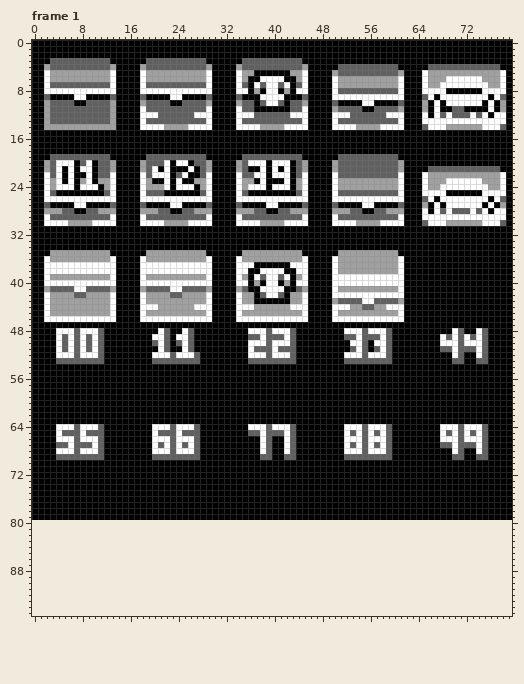
One commit to this pixel-art file: art/concept/chests.ase. The picture above was drawn from the file before the commit.
80x80 pixels, 4 frames. Shown: frame 1. The old version is drawn lined up with the new one, on the new canvas. The commit also changed other frames, which this record leaves out.
Once edited:
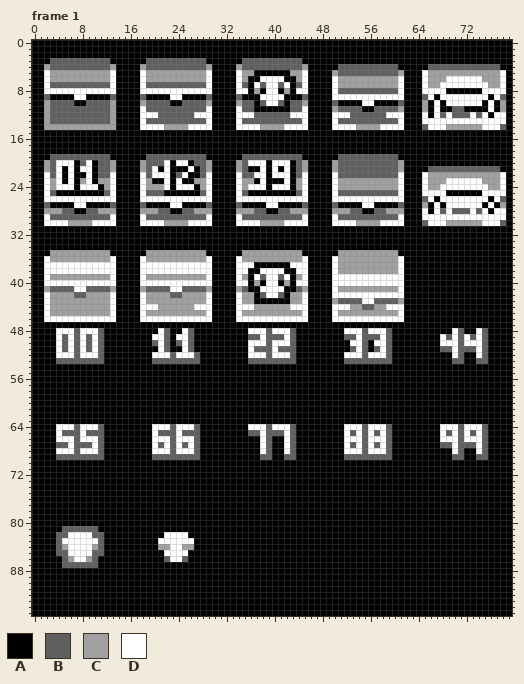
Palette (. is transparent): A #000000  B #606060  C #a0a0a0  D #ffffff
Changes in this commit:
canvas 80x80 -> 80x96
Frame 1:
There is now colour A in row 80 at x 0 to 79; in row 81 at x 0 to 4 and 11 to 79; in row 82 at x 0 to 3, 12 to 21 and 26 to 79; in rows 83 to 84 at x 0 to 3, 12 to 20 and 27 to 79; in row 85 at x 0 to 3, 12 to 21 and 26 to 79; in row 86 at x 0 to 4, 11 to 21 and 26 to 79.
There is now colour A in row 87 at x 0 to 4 and 11 to 79; in rows 88 to 95 at x 0 to 79.
There is now colour B in row 81 at x 5 to 10; in row 82 at x 4 to 5 and 10 to 11; in rows 83 to 84 at x 4 and 11; in row 85 at x 4 to 5 and 10 to 11; in row 86 at x 5, 10, 22 and 25; in row 87 at x 5 to 10.
There is now colour C in row 84 at x 5, 10, 21 to 22 and 25 to 26; in row 86 at x 6 and 9.
There is now colour D in row 82 at x 6 to 9 and 22 to 25; in row 83 at x 5 to 10 and 21 to 26; in row 84 at x 6 to 9 and 23 to 24; in row 85 at x 6 to 9 and 22 to 25; in row 86 at x 7 to 8 and 23 to 24.
Boxes around the changes in both pictures, in picture pixels (x1, y1, x2, y2):
added: (32, 520, 512, 616)
